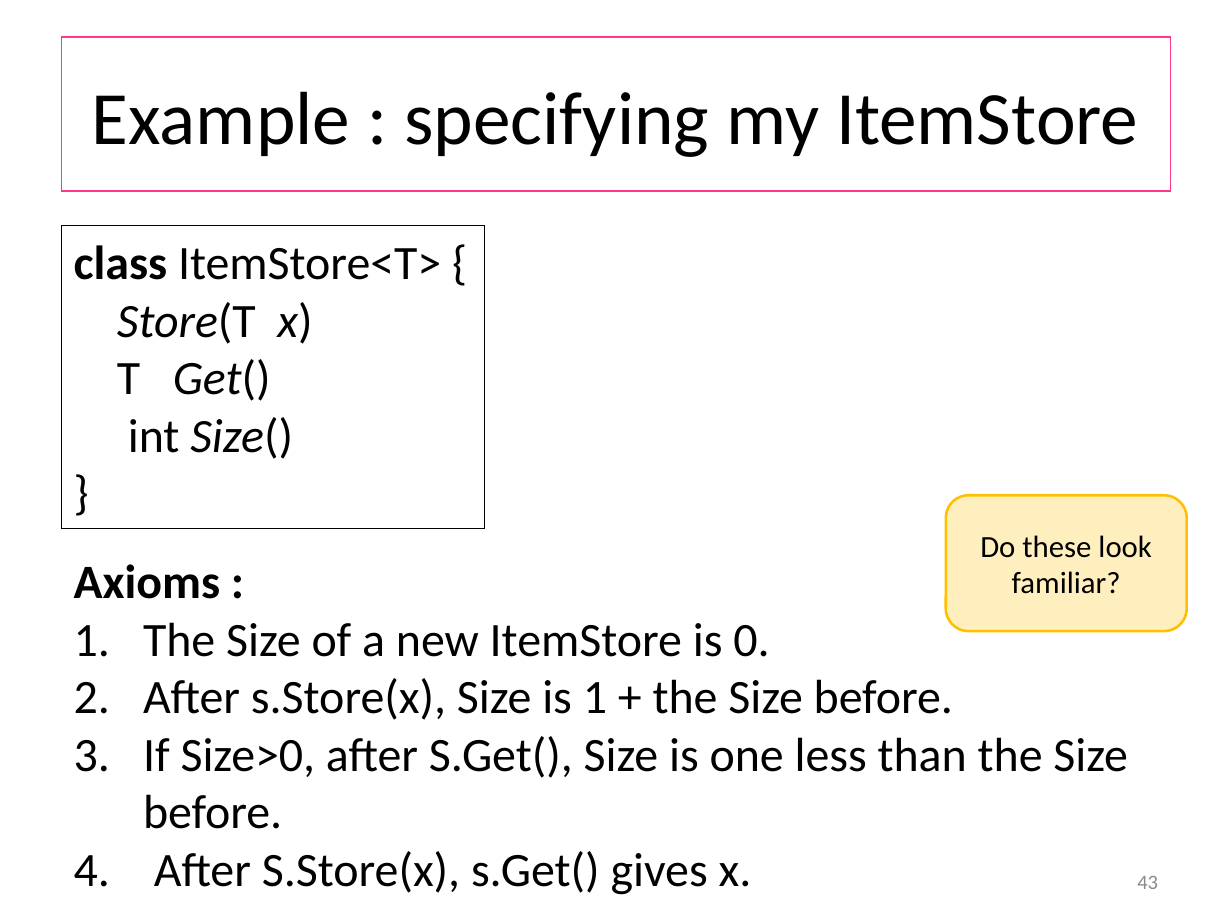
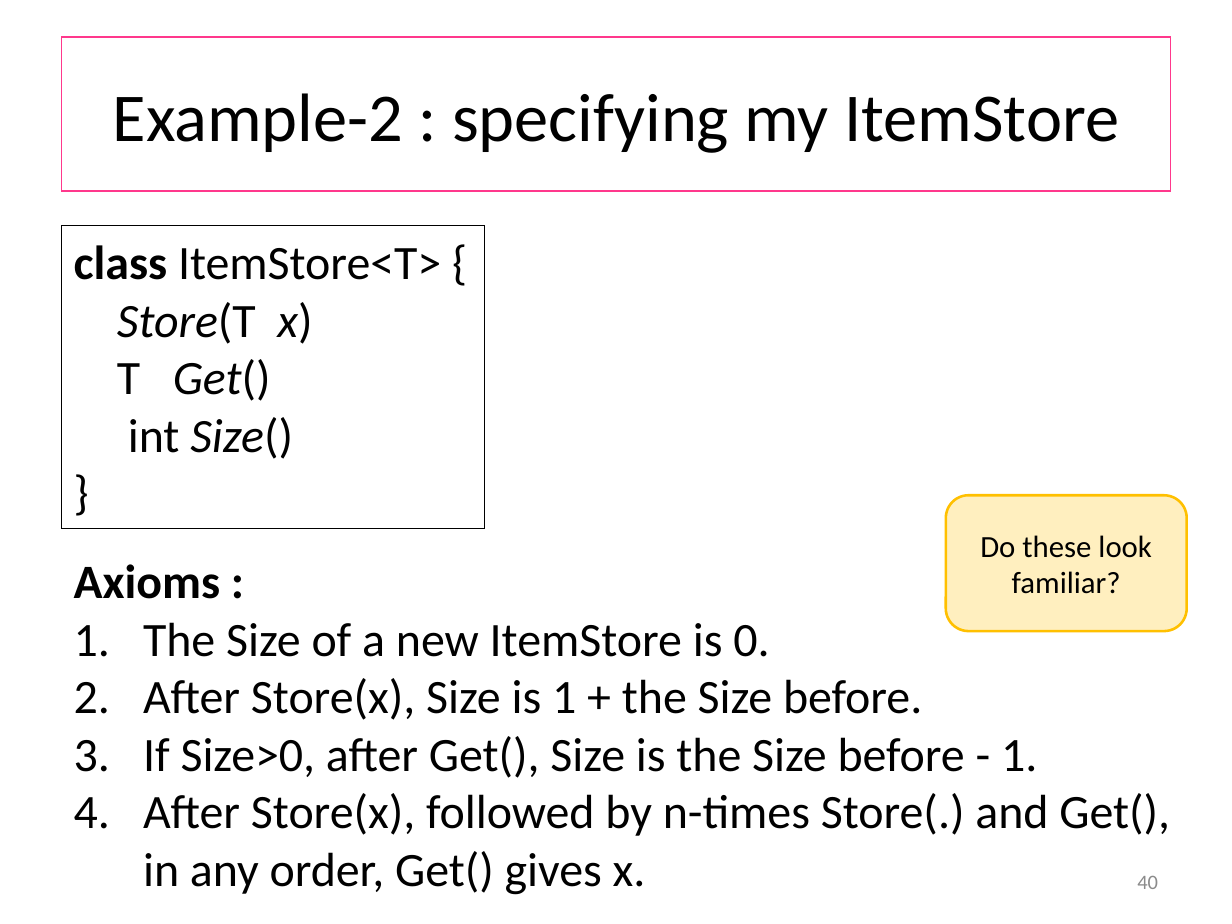
Before and after one commit to wooshrow/b3stv, a slide deck: slide 40 of slides/ut.pptx (slide 43 before the commit). Drawn at 1232x924 pixels with LibreOffice and Linux fonts; fonts in the diff are those of the drawing. Boxes give left, top, right and bottom in pixels: in the first picture for what was removed or moved away, otherwise in the second. Text is boxed around its words. In the diff, an @@ line names an element or a change of style, - is before the commit and + after.

```diff
--- a/slides/ut.pptx
+++ b/slides/ut.pptx
@@ title at (113,93,1119,153): text changed; size 44 to 40 pt @@
-Example : specifying my ItemStore
+Example-2 : specifying my ItemStore
@@ text at (143,678,1170,895): text changed @@
-2. After s.Store(x), Size is 1 + the Size before.
-3. If Size>0, after S.Get(), Size is one less than the Size before.
-4. After S.Store(x), s.Get() gives x.
+2. After Store(x), Size is 1 + the Size before.
+3. If Size>0, after Get(), Size is the Size before - 1.
+4. After Store(x), followed by n-times Store(.) and Get(), in any order, Get() gives x.
@@ page number at (1137,876,1158,889): text changed @@
-43
+40
```
Also in this commit, not shown: 14 other slides changed, 2 slides added, 7 other files.
